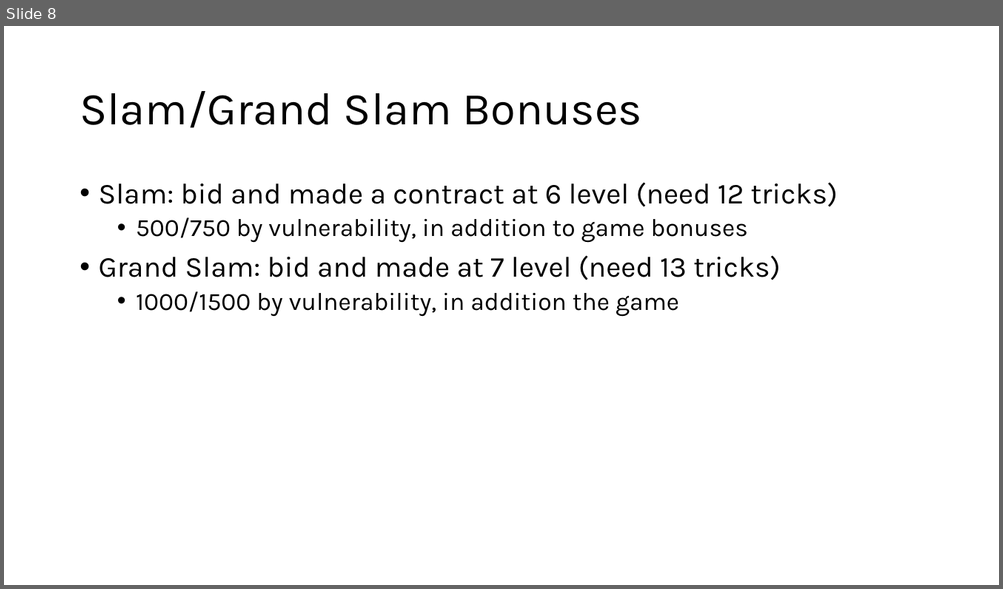
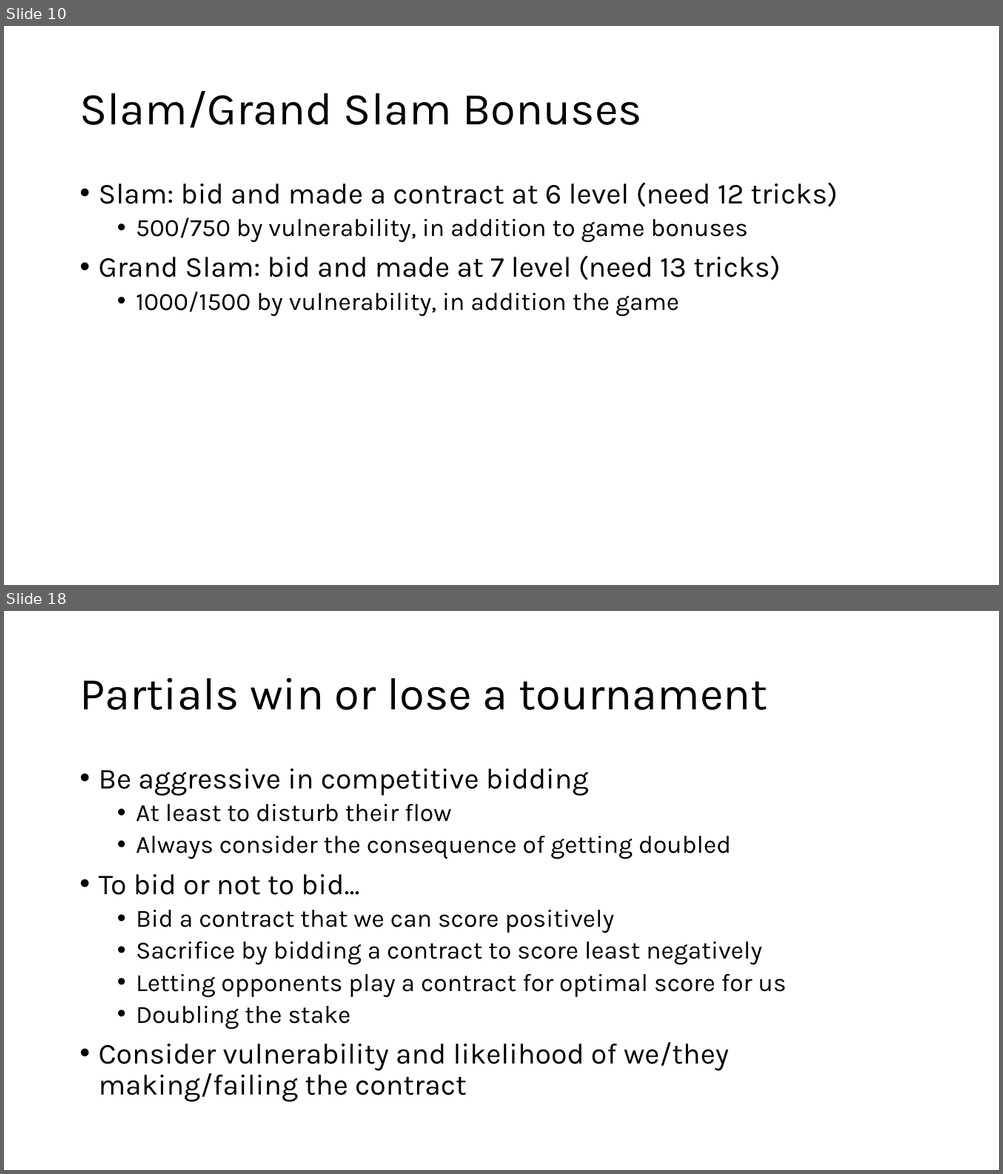
Before and after one commit to sywhub/bridge101, a slide deck: class.pptx. Shown one above the other, each under a label of ours: slide 8 before the commit, slides 10 and 18 after it; the slides between them are not shown. The pictures are 1003x589 and 1003x1174 pixels, drawn with LibreOffice and Linux fonts; fonts in the diff are those of the drawing; background and template pictures are left out. Boxes give left, top, right and bottom in pixels: in the first picture for what was removed or moved away, otherwise in the second. Text is boxed around its words. In the diff, an @@ line names an element or a change of style, - is before the commit and + after.

```diff
--- a/class.pptx
+++ b/class.pptx
@@ slide 18 added at [4, 611, 999, 1170], background #FFFFFF @@
@@ title added at [79, 678, 768, 710], 44 pt, text #000000 @@
+Partials win or lose a tournament
@@ text added at [99, 769, 786, 1102], 24 pt, text #000000 @@
+• Be aggressive in competitive bidding
+  • At least to disturb their flow
+  • Always consider the consequence of getting doubled
+• To bid or not to bid...
+  • Bid a contract that we can score positively
+  • Sacrifice by bidding a contract to score least negatively
+  • Letting opponents play a contract for optimal score for us
+  • Doubling the stake
+• Consider vulnerability and likelihood of we/they making/failing the contract
@@ what was slide 8 is now slide 10 @@
```
Also in this commit, not shown: 12 slides changed, 2 other slides added, 3 slides removed, 3 other files.
